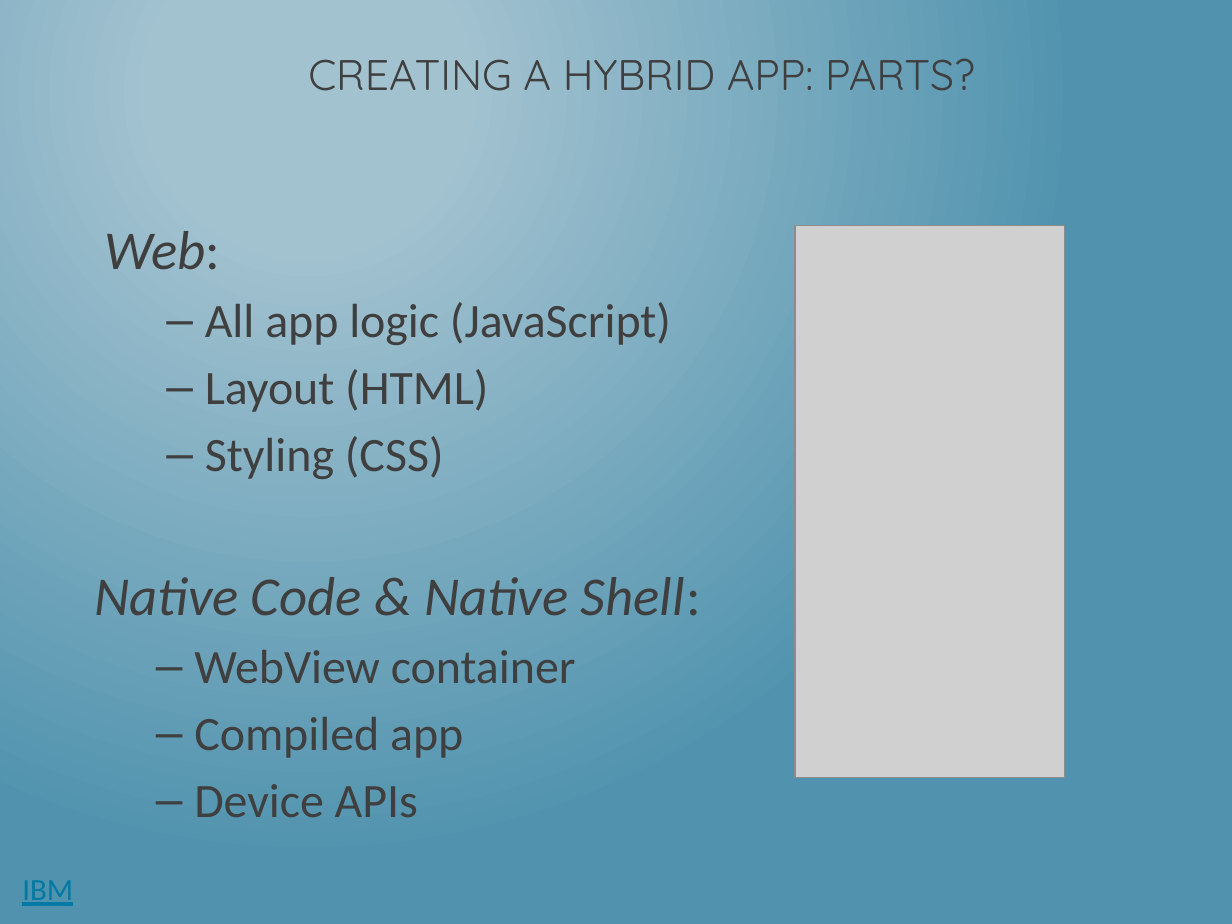
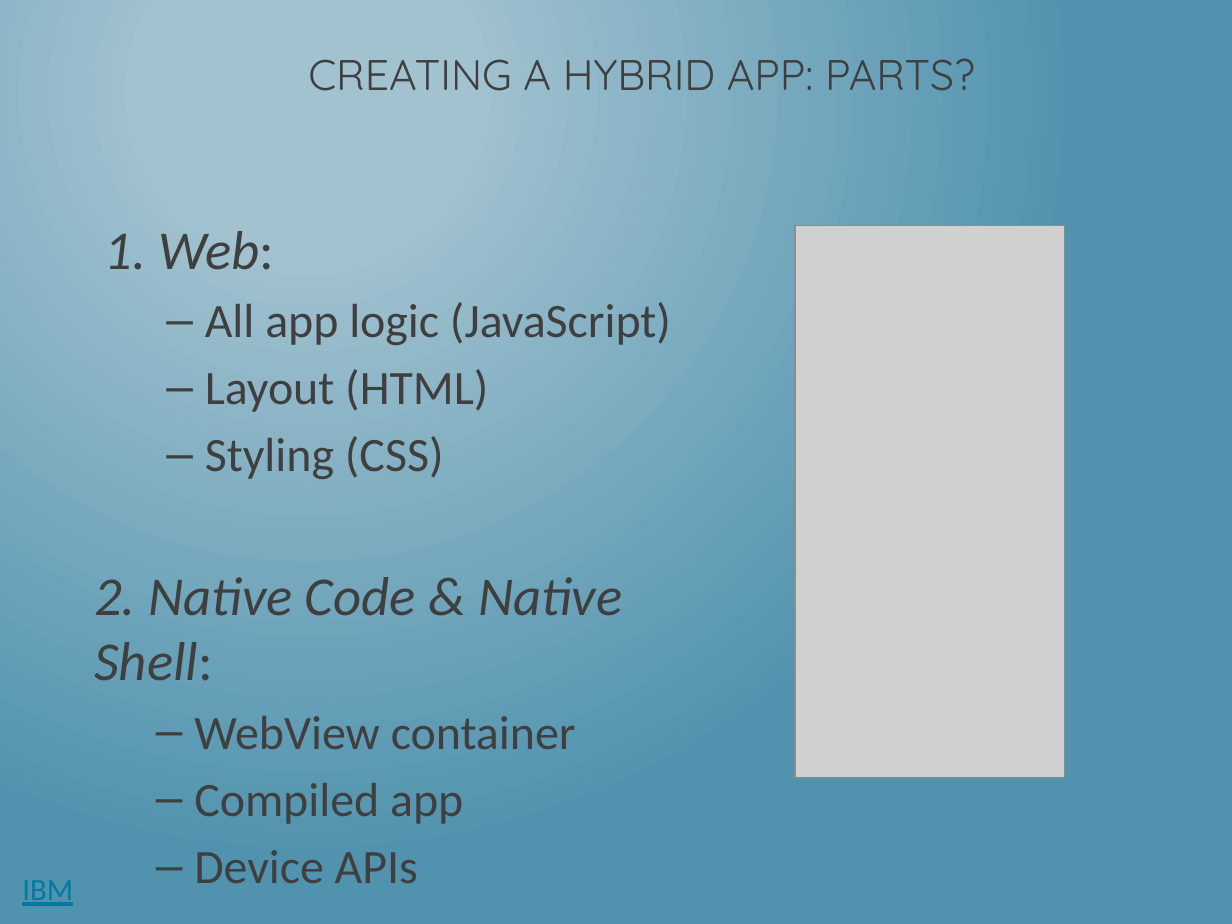
Before and after one commit to dotNetkow/Presentations, a slide deck: slide 15 of 2014-08-11 That Conference - Hybrid Apps/Building PhoneGap Mobile App w KendoUI.pptx (slide 11 before the commit). Drawn at 1232x924 pixels with LibreOffice and Linux fonts; fonts in the diff are those of the drawing; grey boxes stand for pictures. Boxes give left, top, right and bottom in pixels: in the first picture for what was removed or moved away, otherwise in the second. Text is boxed around its words. In the diff, an @@ line names an element or a change of style, - is before the commit and + after.

```diff
--- a/2014-08-11 That Conference - Hybrid Apps/Building PhoneGap Mobile App w KendoUI.pptx
+++ b/2014-08-11 That Conference - Hybrid Apps/Building PhoneGap Mobile App w KendoUI.pptx
@@ text at bbox=[105, 231, 275, 270]: text changed @@
-Web:
+1. Web:
@@ text at bbox=[94, 577, 622, 681]: text changed @@
-Native Code & Native Shell:
+2. Native Code & Native Shell:
```
Also in this commit, not shown: 5 other slides changed, 10 slides added, 3 slides removed.
